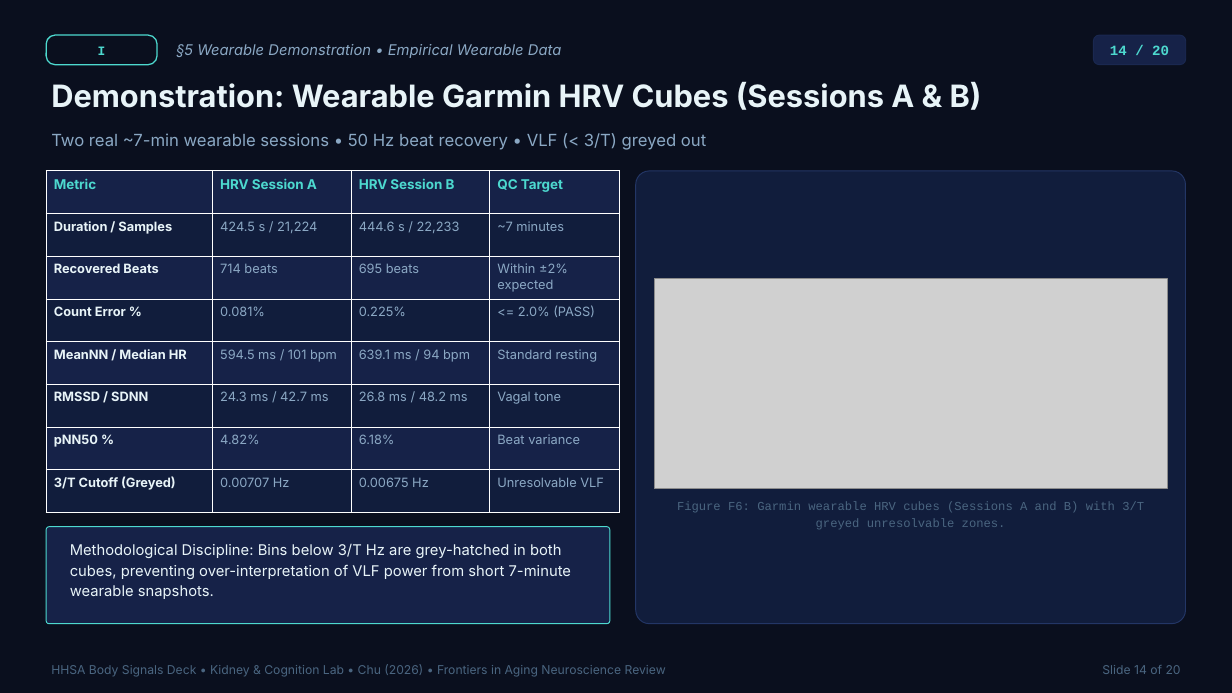
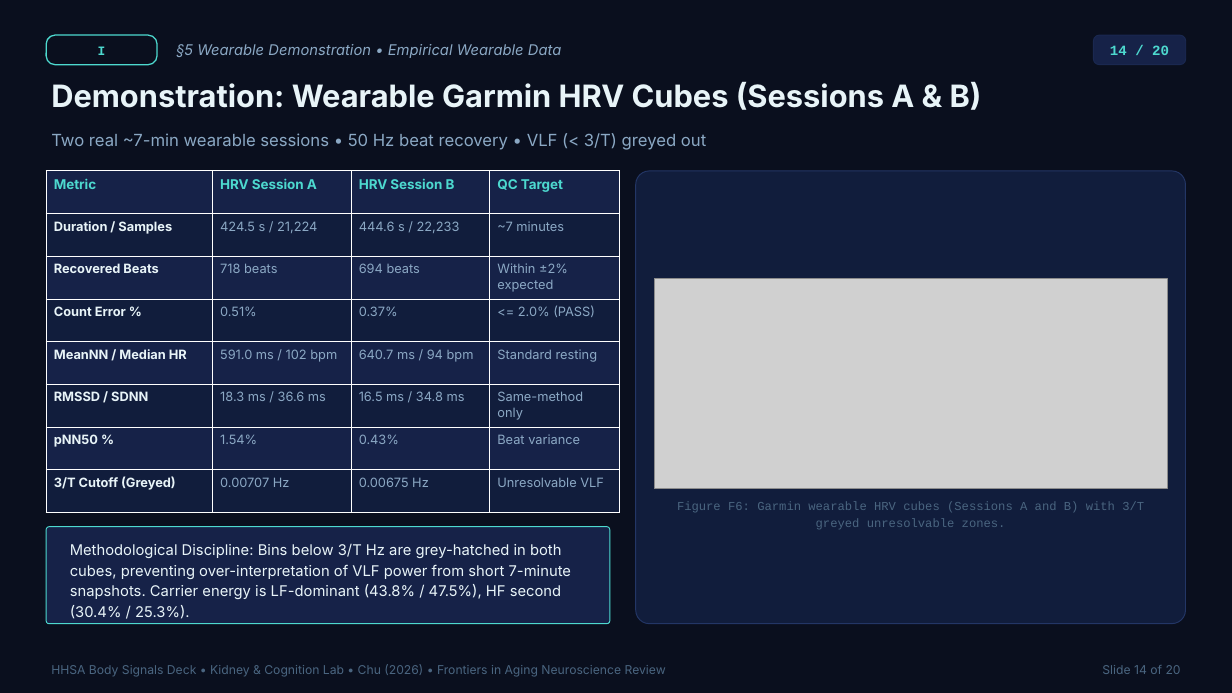
Before and after one commit to ckt520728/kidney-cognition-lab, a slide deck: slide 14 of slides/hhsa-body-signals-deck.pptx. Drawn at 1232x693 pixels with LibreOffice and Linux fonts; fonts in the diff are those of the drawing; grey boxes stand for pictures. Boxes give left, top, right and bottom in pixels: in the first picture for what was removed or moved away, otherwise in the second. Text is boxed around its words. In the diff, an @@ line names an element or a change of style, - is before the commit and + after.

```diff
--- a/slides/hhsa-body-signals-deck.pptx
+++ b/slides/hhsa-body-signals-deck.pptx
@@ table at [46,171,619,513] @@
-row 3, column 2: 714 beats
+row 3, column 2: 718 beats
-row 3, column 3: 695 beats
+row 3, column 3: 694 beats
-row 4, column 2: 0.081%
+row 4, column 2: 0.51%
-row 4, column 3: 0.225%
+row 4, column 3: 0.37%
-row 5, column 2: 594.5 ms / 101 bpm
+row 5, column 2: 591.0 ms / 102 bpm
-row 5, column 3: 639.1 ms / 94 bpm
+row 5, column 3: 640.7 ms / 94 bpm
-row 6: RMSSD / SDNN | 24.3 ms / 42.7 ms | 26.8 ms / 48.2 ms | Vagal tone
+row 6: RMSSD / SDNN | 18.3 ms / 36.6 ms | 16.5 ms / 34.8 ms | Same-method only
-row 7, column 2: 4.82%
+row 7, column 2: 1.54%
-row 7, column 3: 6.18%
+row 7, column 3: 0.43%
@@ text at [70,544,571,619]: text changed @@
-Methodological Discipline: Bins below 3/T Hz are grey-hatched in both cubes, preventing over-interpretation of VLF power from short 7-minute wearable snapshots.
+Methodological Discipline: Bins below 3/T Hz are grey-hatched in both cubes, preventing over-interpretation of VLF power from short 7-minute snapshots. Carrier energy is LF-dominant (43.8% / 47.5%), HF second (30.4% / 25.3%).
```
Also in this commit, not shown: 2 other slides changed, 28 other files.
